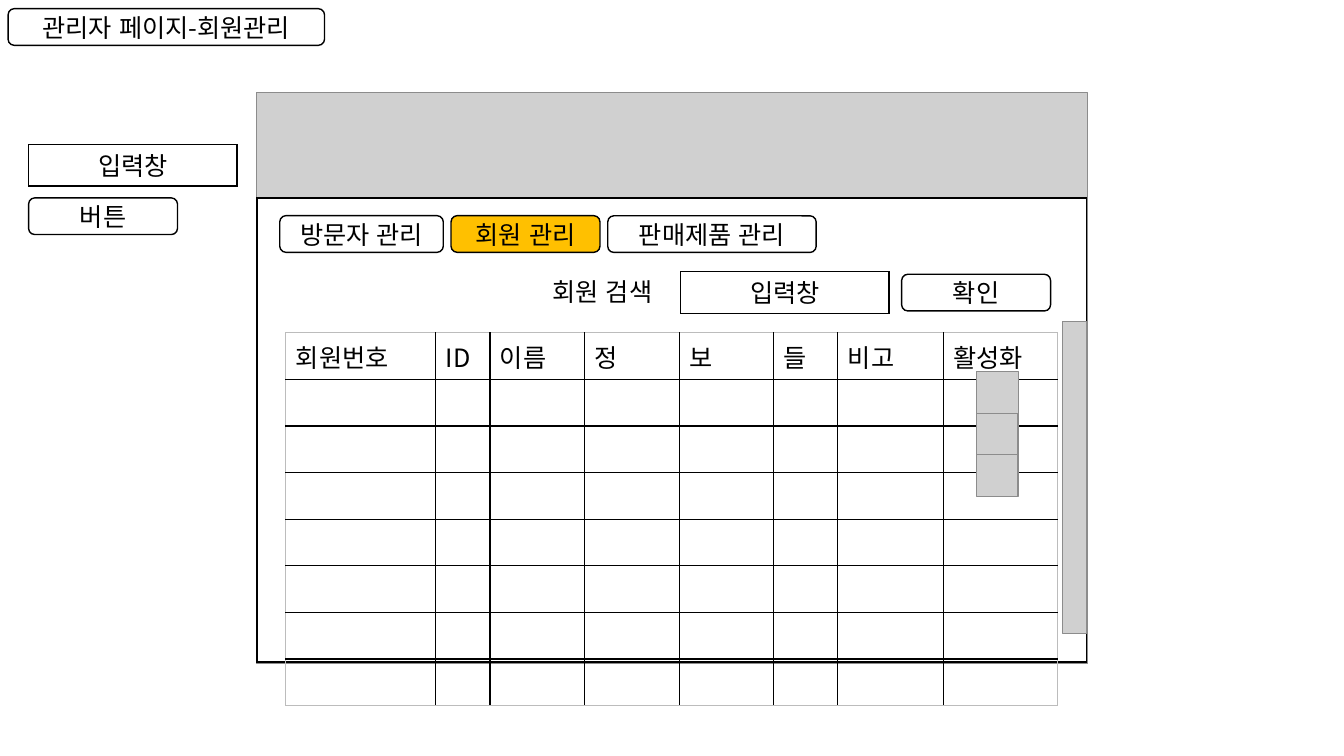
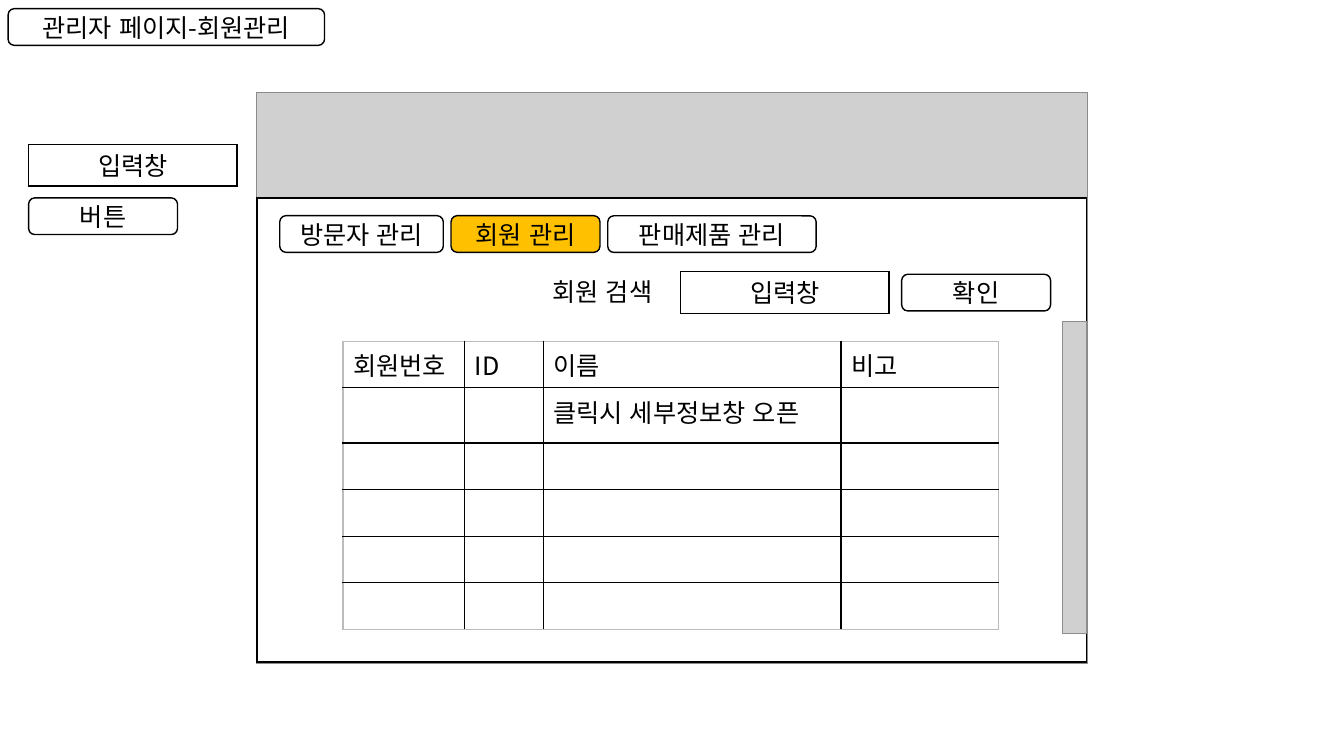
Before and after one commit to Chan242/K_dessert, a slide deck: slide 17 of 2_제안서/기획서/세미프로젝트_웹페이지구조.pptx. Drawn at 1344x756 pixels with LibreOffice and Linux fonts; fonts in the diff are those of the drawing; grey boxes stand for pictures. Boxes give left, top, right and bottom in pixels: in the first picture for what was removed or moved away, otherwise in the second. Text is boxed around its words. In the diff, an @@ line names an element or a change of style, - is before the commit and + after.

```diff
--- a/2_제안서/기획서/세미프로젝트_웹페이지구조.pptx
+++ b/2_제안서/기획서/세미프로젝트_웹페이지구조.pptx
@@ table at <box>343,341,1000,598</box> @@
-회원번호 | ID | 이름 | 정 | 보 | 들 | 비고 | 활성화
- |  |  |  |  |  |  | 
- |  |  |  |  |  |  | 
- |  |  |  |  |  |  | 
- |  |  |  |  |  |  | 
- |  |  |  |  |  |  | 
- |  |  |  |  |  |  | 
- |  |  |  |  |  |  | 
+회원번호 | ID | 이름 | 비고
+ |  | 클릭시 세부정보창 오픈 | 
+ |  |  | 
+ |  |  | 
+ |  |  | 
+ |  |  | 
@@ table: place and size @@
-table at <box>285,333,1059,655</box>
+table at <box>343,341,1000,598</box>
@@ picture removed at <box>977,372,1019,414</box> @@
@@ picture removed at <box>976,413,1018,456</box> @@
@@ picture removed at <box>976,455,1018,497</box> @@
```
Also in this commit, not shown: 1 other slide changed, 2 slides added, 1 other file.
